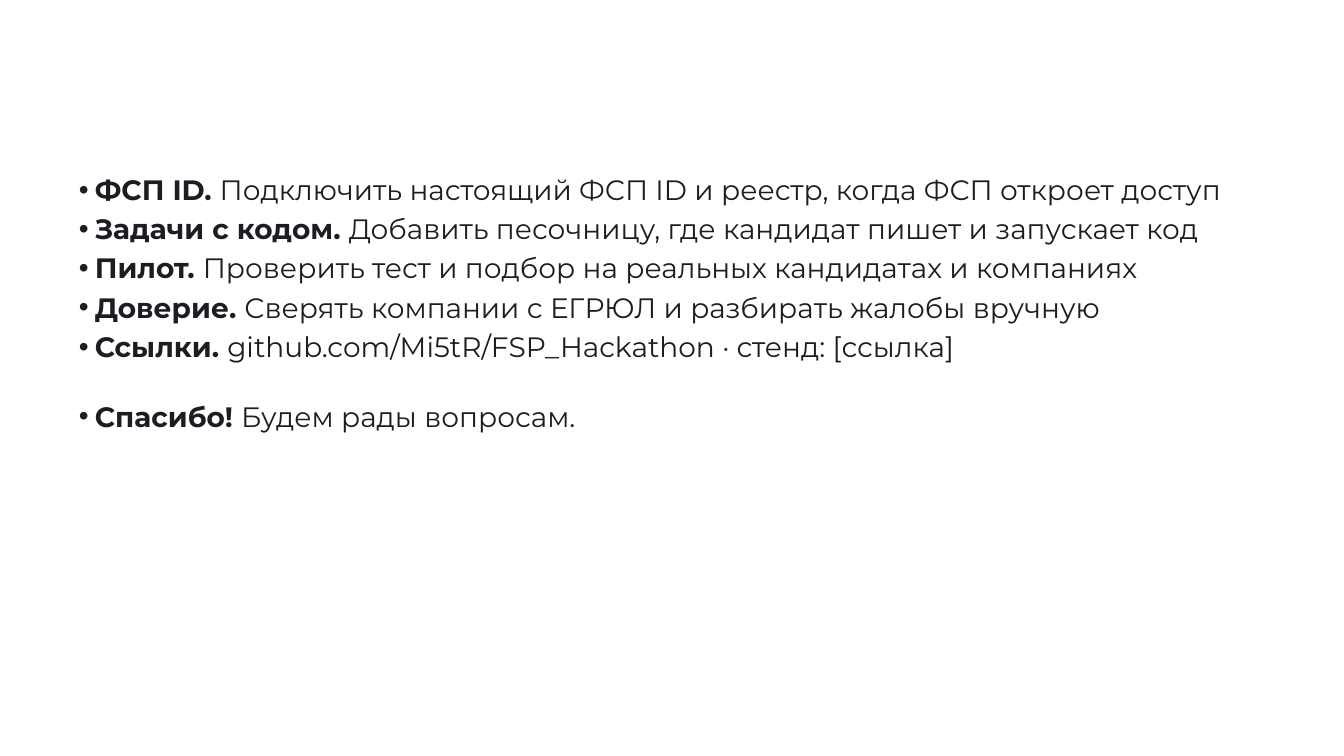
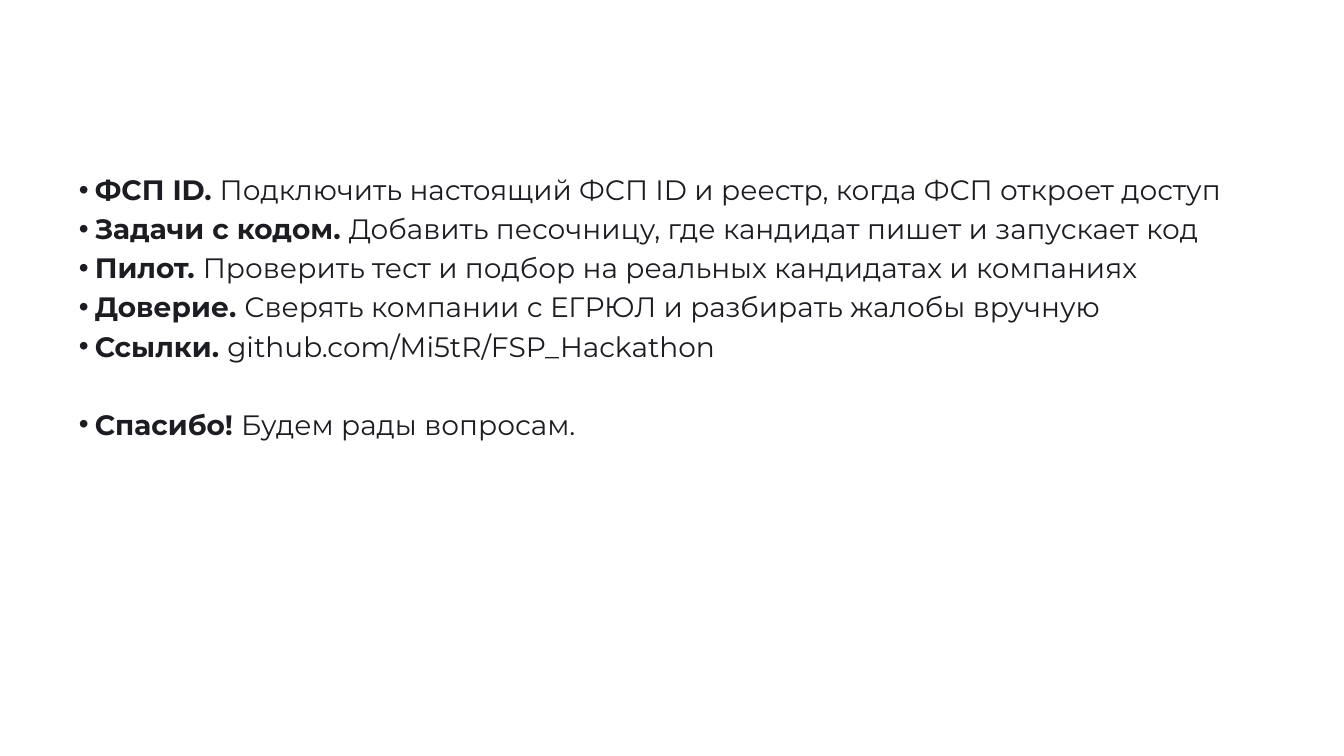
Before and after one commit to Mi5tR/FSP_Hackathon, a slide deck: slide 17 of docs/ФСП_Карьера_презентация.pptx. Drawn at 1344x756 pixels with LibreOffice and Linux fonts; fonts in the diff are those of the drawing; background and template pictures are left out. Boxes give left, top, right and bottom in pixels: in the first picture for what was removed or moved away, otherwise in the second. Text is boxed around its words. In the diff, an @@ line names an element or a change of style, - is before the commit and + after.

```diff
--- a/docs/ФСП_Карьера_презентация.pptx
+++ b/docs/ФСП_Карьера_презентация.pptx
@@ text at box(95, 333, 715, 363): text changed @@
-• Ссылки. github.com/Mi5tR/FSP_Hackathon · стенд: [ссылка]
+• Ссылки. github.com/Mi5tR/FSP_Hackathon
```
Also in this commit, not shown: 7 other slides changed.
